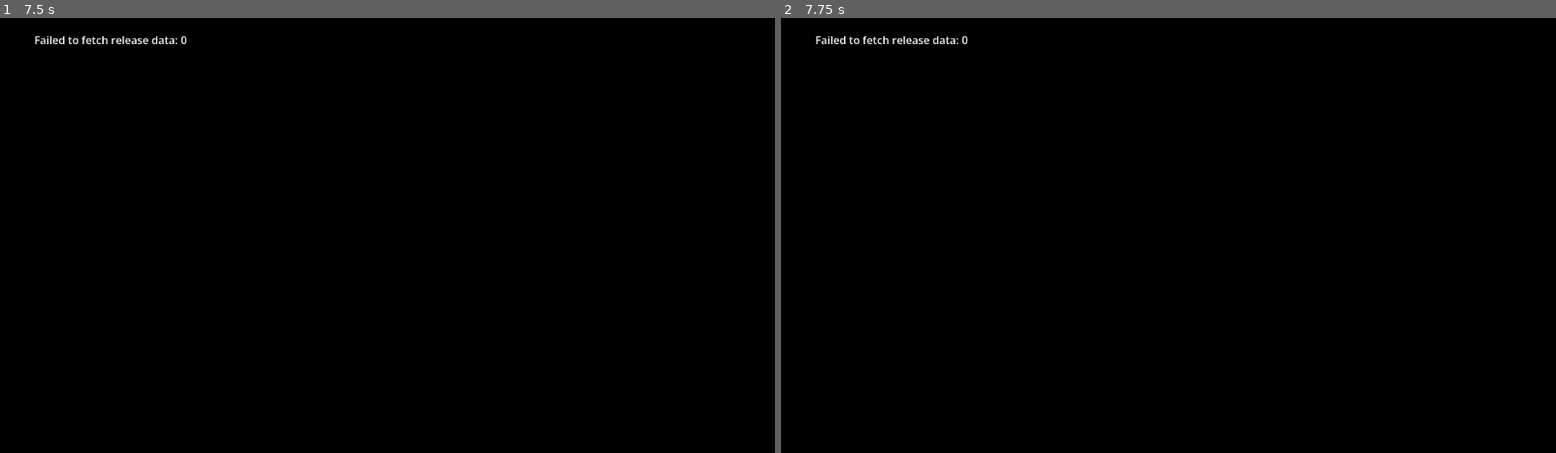
Above: before the commit, frames 1-2 (left to right).
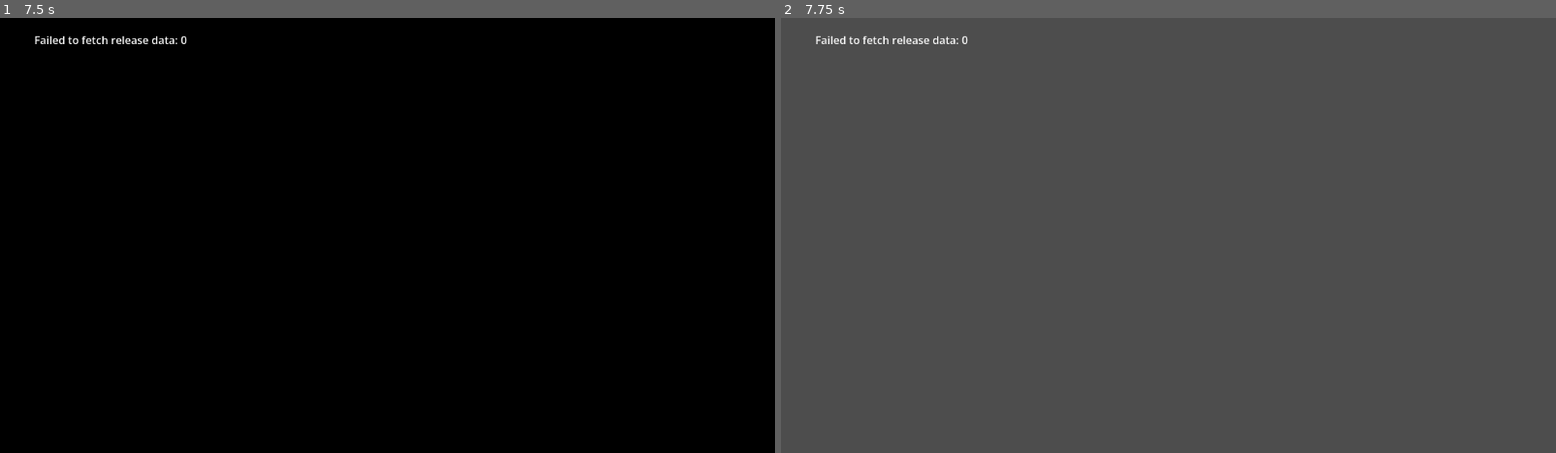
Above: after the commit, the same moments.

Repository: CSIE-Challenge/Challenge2026-Launcher
Game: Godot game, scene res://launcher.tscn
Same seed, same stepped clock (60 frames per second), same inputs: the game is played once before the commit and once after it. Video files are missing from this copy of the repository; at most half a second of black plays in their place.
Inputs:
- Up to frame 1 (7.5 s): tap Enter at 0.5, 2, 3.5 s; tap Space at 1.25, 2.75, 4.25 s
- Up to frame 2 (7.75 s): no input

Frame 1 is identical in both runs. In frame 2, 100% of the frame differs, in the area x 0-100%, y 0-100%.

Commit message:
[feat] random cat meme player

Diff:
--- a/launcher.gd
+++ b/launcher.gd
@@ -7,6 +7,12 @@
 const GAME_NAME := "Challenge2025"
 const MAX_RETRY := 1
 
+var videos: Array[VideoStream] = [
+	preload("res://Videos/yuanshou.ogv"),
+	preload("res://Videos/catlaugh.ogv"),
+	preload("res://Videos/catbonk.ogv")
+]
+var last_index := -1
 var version: String
 var executable_name: String
 var executable_path: String
@@ -27,6 +33,8 @@
 
 func _ready():
 	video_player.size = get_viewport_rect().size
+	video_player.finished.connect(_play_random_video)
+	_play_random_video()
 	loading_screen.visible = true
 	var dir := DirAccess.open(".")
 	if not dir.dir_exists(SAVE_DIR):
@@ -34,6 +42,21 @@
 		_message("Created save directory: " + SAVE_DIR)
 
 	_fetch_latest_release()
+
+
+func _play_random_video():
+	if videos.is_empty():
+		return
+
+	var index := randi() % videos.size()
+
+	if videos.size() > 1:
+		while index == last_index:
+			index = randi() % videos.size()
+
+	last_index = index
+	video_player.stream = videos[index]
+	video_player.play()
 
 
 func _get_platform_suffix() -> String:
--- a/launcher.tscn
+++ b/launcher.tscn
@@ -1,7 +1,7 @@
 [gd_scene format=3 uid="uid://bsege0jiswrmp"]
 
 [ext_resource type="Script" uid="uid://b4fqc3ea1p1wb" path="res://launcher.gd" id="1_4emaf"]
-[ext_resource type="VideoStream" uid="uid://bul7cga2dgrvp" path="res://yuanshou.ogv" id="2_cvfd6"]
+[ext_resource type="VideoStream" uid="uid://bul7cga2dgrvp" path="res://Videos/yuanshou.ogv" id="2_cvfd6"]
 
 [node name="Launcher" type="Control" unique_id=557997936]
 layout_mode = 3
@@ -25,7 +25,6 @@
 stream = ExtResource("2_cvfd6")
 autoplay = true
 expand = true
-loop = true
 
 [node name="Label" type="Label" parent="LoadingScreen" unique_id=854207234]
 layout_mode = 1
Not shown, added: Videos/catbonk.ogv.uid
Not shown, added: Videos/catlaugh.ogv.uid
Renamed: yuanshou.ogv.uid -> Videos/yuanshou.ogv.uid
Not shown, added: Videos/catbonk.ogv
Not shown, added: Videos/catlaugh.ogv
Not shown, added: Videos/yuanshou.ogv
